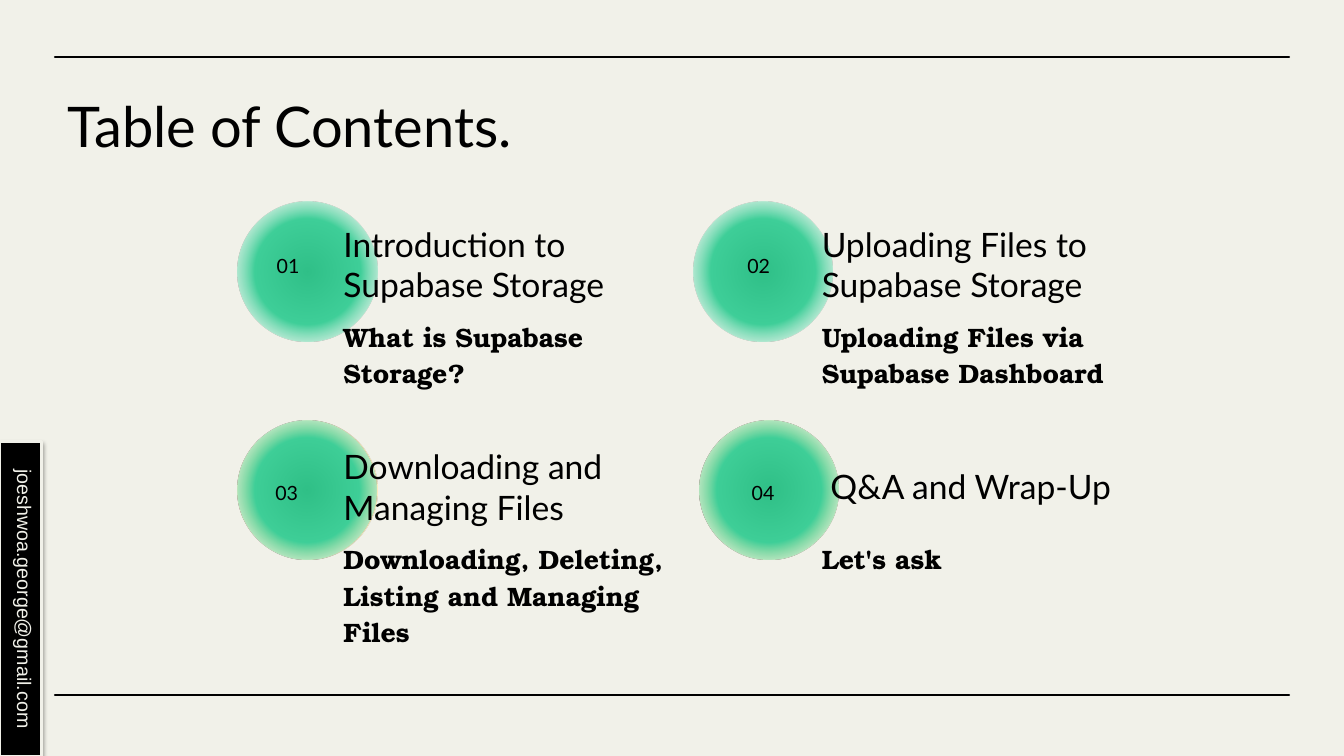
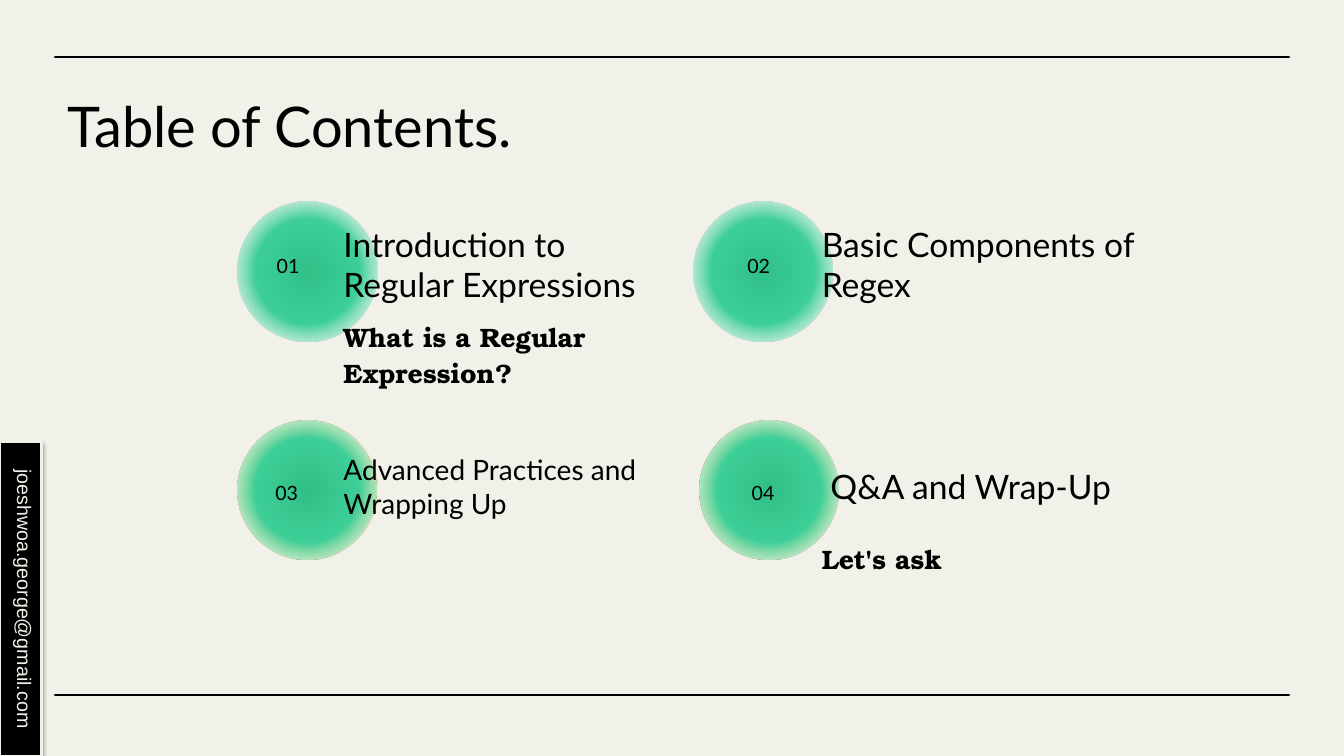
Before and after one commit to joeshwoa/Supabase_course_content, a slide deck: slide 4 of Mastering Supabase Session7.pptx. Drawn at 1344x756 pixels with LibreOffice and Linux fonts; fonts in the diff are those of the drawing. Boxes give left, top, right and bottom in pixels: in the first picture for what was removed or moved away, otherwise in the second. Text is boxed around its words. In the diff, an @@ line names an element or a change of style, - is before the commit and + after.

Commit message:
last version of the content

```diff
--- a/Mastering Supabase Session7.pptx
+++ b/Mastering Supabase Session7.pptx
@@ title at box(343, 228, 636, 303): text changed @@
-Introduction to Supabase Storage
+Introduction to Regular Expressions
@@ title at box(822, 232, 1134, 303): text changed @@
-Uploading Files to Supabase Storage
+Basic Components of Regex
@@ text at box(343, 319, 585, 389): text changed @@
-What is Supabase Storage?
+What is a Regular Expression?
@@ text removed at box(822, 326, 1104, 389) @@
-Uploading Files via Supabase Dashboard
@@ title at box(343, 456, 636, 520): text changed; size 24 to 20 pt @@
-Downloading and Managing Files
+Advanced Practices and Wrapping Up
@@ text removed at box(343, 542, 663, 643) @@
-Downloading, Deleting, Listing and Managing Files
```
Also in this commit, not shown: 11 other slides changed, 9 slides added, 13 slides removed, 12 other files.
